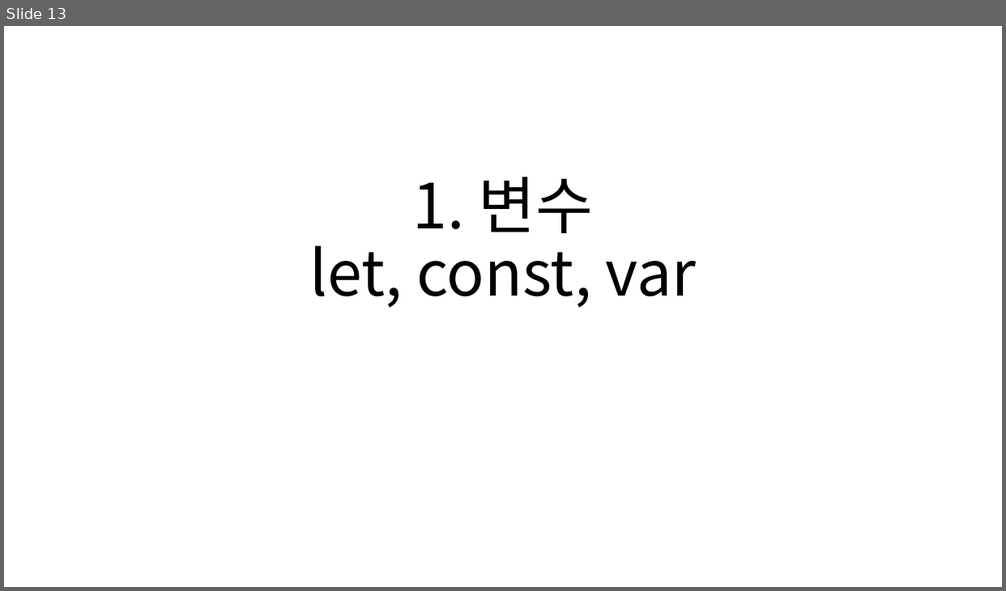
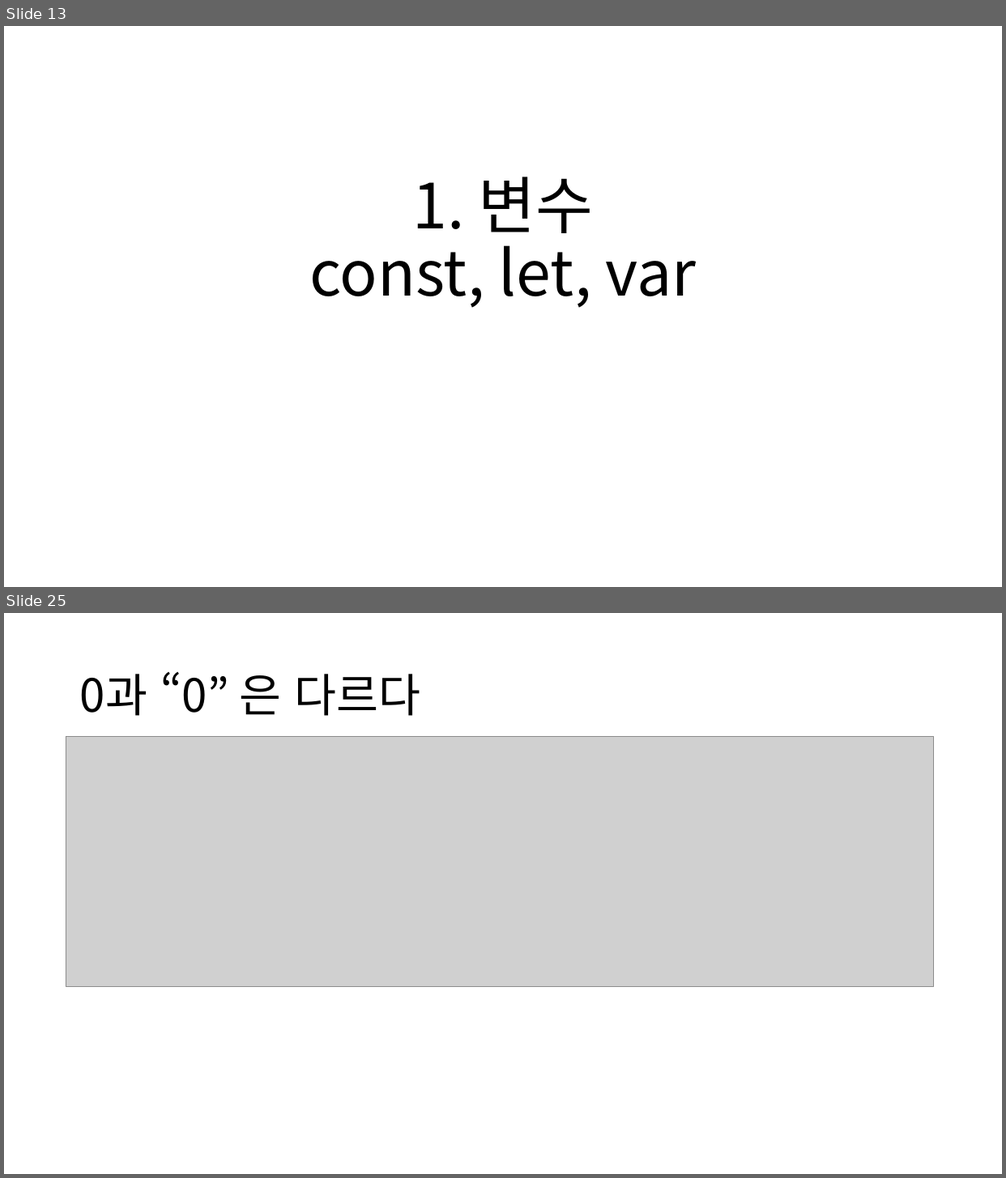
Before and after one commit to GNUCSAssistants/2021webprogramming, a slide deck: 수업/5. JavaScript (1)/PPT/5. JavaScript (1).pptx. Shown one above the other, each under a label of ours: slide 13 before the commit, slides 13 and 25 after it; the slides between them are not shown. The pictures are 1006x591 and 1006x1178 pixels, drawn with LibreOffice and Linux fonts; fonts in the diff are those of the drawing; grey boxes stand for pictures. Boxes give left, top, right and bottom in pixels: in the first picture for what was removed or moved away, otherwise in the second. Text is boxed around its words. In the diff, an @@ line names an element or a change of style, - is before the commit and + after.

```diff
--- a/수업/5. JavaScript (1)/PPT/5. JavaScript (1).pptx
+++ b/수업/5. JavaScript (1)/PPT/5. JavaScript (1).pptx
@@ slide 25 added at <box>4,613,1002,1174</box>, background #FFFFFF @@
@@ title added at <box>80,672,421,716</box>, 44 pt, text #000000 @@
+0과 “0” 은 다르다
@@ picture added at <box>66,736,933,986</box> @@
@@ slide 13 changed as well @@
@@ title at <box>309,177,697,308</box>: text changed @@
-1. 변수
-let, const, var
+1. 변수
+const, let, var
```
Also in this commit, not shown: 28 other slides added, 1 other file.
